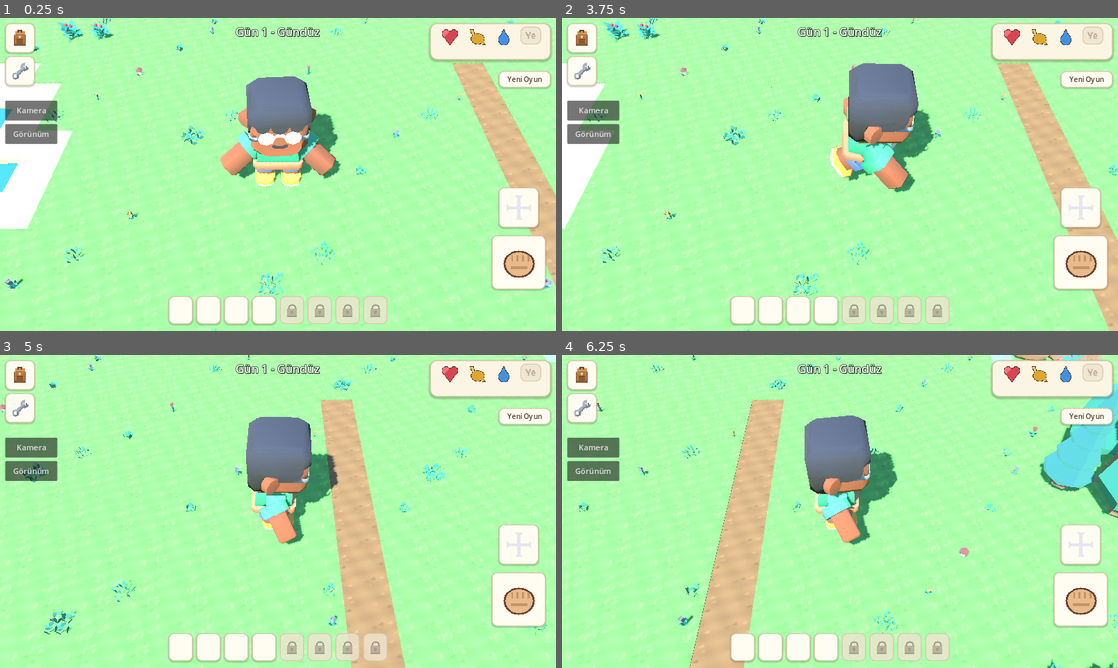
Above: before the commit, frames 1-4 (two rows, left to right).
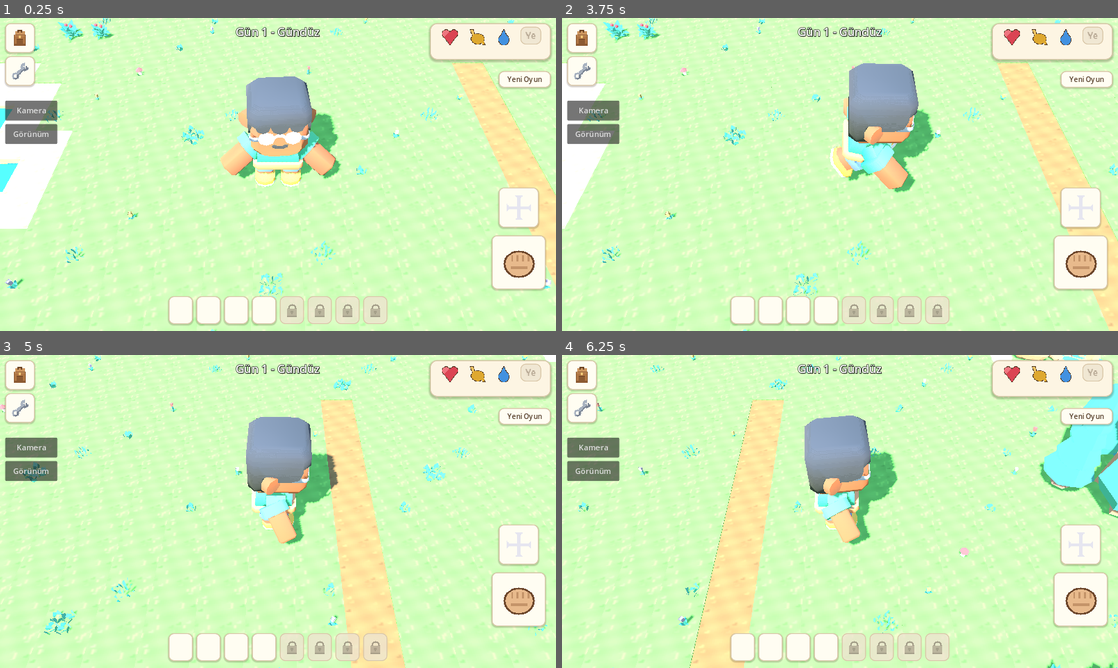
Above: after the commit, the same moments.

Repository: ozcinarece/Rable
Game: Godot game, scene res://scenes/World3D.tscn
Same seed, same stepped clock (60 frames per second), same inputs: the game is played once before the commit and once after it.
Inputs (mouse positions are in pixels of both pictures, inside the frame that each line leads up to):
- Up to frame 1 (0.25 s): no input
- Up to frame 2 (3.75 s): click (584, 36) at 0.5 s; click (584, 71) at 1.25 s; click (990, 86) at 2.02 s; type "12" at 2.1 s; click "Yeni Oyun" at 2.75 s; move the mouse to (962, 158) at 3.52 s; hold D from 3.53 s (still down); hold Shift from 3.53 s (still down); click (962, 158) at 3.67 s
- Up to frame 3 (5 s): release D at 4.25 s; release Shift at 4.25 s; drag from (166, 527) to (250, 574) at 4.27 s
- Up to frame 4 (6.25 s): move the mouse to (895, 442) at 5.02 s; hold D 5.03-5.75 s; hold Shift 5.03-5.75 s; drag from (812, 574) to (673, 464) at 5.77 s

The runs differ from the first frame. In frame 1, 86% of the frame differs, in the area x 0-100%, y 0-100%; in frame 2, 87%; in frame 3, 89%; in frame 4, 89%.

Commit message:
Isik dengesi: filmic ton eslemesi, dusuk pozlama, koyu kum/su renkleri
Soluk renkler guclu isikta beyaza patliyordu (kum plaji ve su beyaz
gorunuyordu). Ambient 0.75, gunes 1.05, filmic tonemap; kum/cim/su
renkleri koyulastirildi.

Co-Authored-By: Claude Fable 5 <noreply@anthropic.com>
Claude-Session: https://claude.ai/code/session_01F3YZhtJZEWdj71A8VFF7cL

Diff:
--- a/scripts/world3d.gd
+++ b/scripts/world3d.gd
@@ -19,9 +19,9 @@
 ## turler icin benekli doku CALISMA ANINDA kodla uretilir (dosya
 ## iceri aktarma boru hattina bagimlilik yok - her platformda calisir).
 const GROUND_DEFS := {
-	".": {"color": Color(0.46, 0.73, 0.36), "top": 0.0, "solid": false, "speckled": true},
-	"d": {"color": Color(0.60, 0.44, 0.29), "top": -0.02, "solid": false, "speckled": true},
-	"s": {"color": Color(0.91, 0.83, 0.58), "top": -0.02, "solid": false, "speckled": true},
+	".": {"color": Color(0.42, 0.68, 0.31), "top": 0.0, "solid": false, "speckled": true},
+	"d": {"color": Color(0.55, 0.40, 0.26), "top": -0.02, "solid": false, "speckled": true},
+	"s": {"color": Color(0.85, 0.72, 0.44), "top": -0.02, "solid": false, "speckled": true},
 	"~": {"color": Color(0.30, 0.58, 0.88), "top": -0.14, "solid": true, "water": true},
 	"o": {"color": Color(0.33, 0.26, 0.20), "top": -0.25, "solid": true},
 }
@@ -440,7 +440,9 @@
 	env.background_mode = Environment.BG_SKY
 	env.sky = sky
 	env.ambient_light_source = Environment.AMBIENT_SOURCE_SKY
-	env.ambient_light_energy = 1.1
+	env.ambient_light_energy = 0.75
+	# Filmic ton eslemesi: parlak renkler beyaza patlamasin
+	env.tonemap_mode = Environment.TONE_MAPPER_FILMIC
 	var world_env := WorldEnvironment.new()
 	world_env.environment = env
 	add_child(world_env)
@@ -448,7 +450,7 @@
 	var sun := DirectionalLight3D.new()
 	sun.rotation_degrees = Vector3(-52, -32, 0)
 	sun.light_color = Color(1.0, 0.96, 0.88)
-	sun.light_energy = 1.2
+	sun.light_energy = 1.05
 	sun.shadow_enabled = true
 	add_child(sun)
 
@@ -570,7 +572,7 @@
 	shader.code = """
 shader_type spatial;
 // Opak su: seffaflik siralama sorunlari (beyaz ucgen artiklari) olmaz
-uniform vec4 col : source_color = vec4(0.24, 0.55, 0.86, 1.0);
+uniform vec4 col : source_color = vec4(0.19, 0.48, 0.82, 1.0);
 void vertex() {
 	vec3 wp = (MODEL_MATRIX * vec4(VERTEX, 1.0)).xyz;
 	VERTEX.y += sin(TIME * 1.6 + wp.x * 0.9 + wp.z * 0.7) * 0.05
